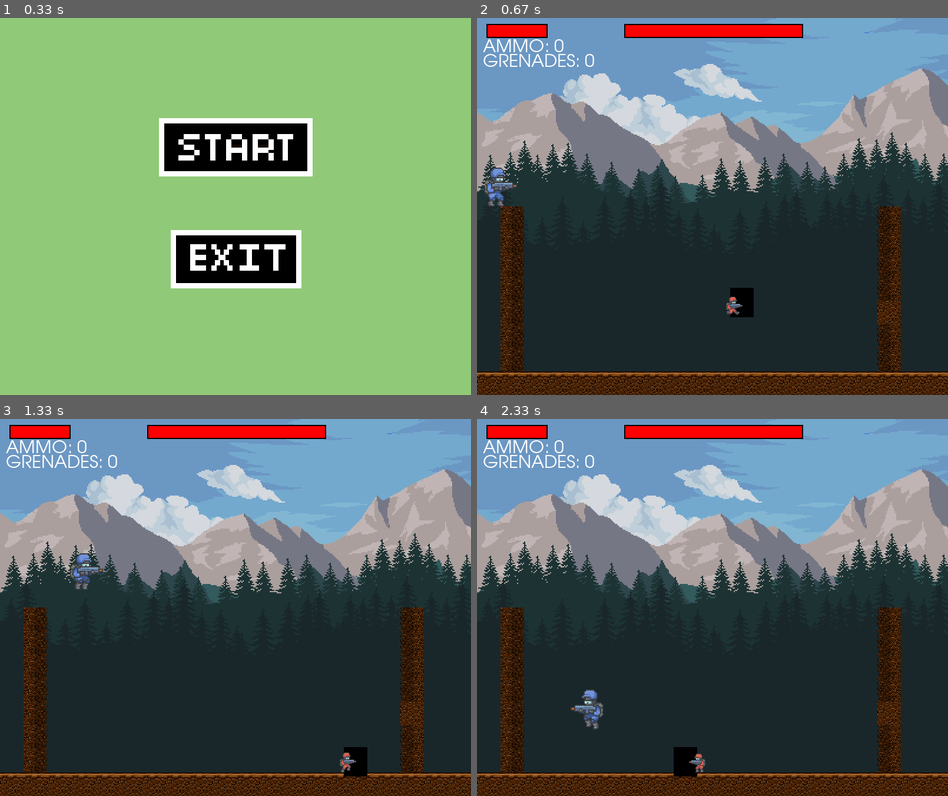
Above: before the commit, frames 1-4 (two rows, left to right).
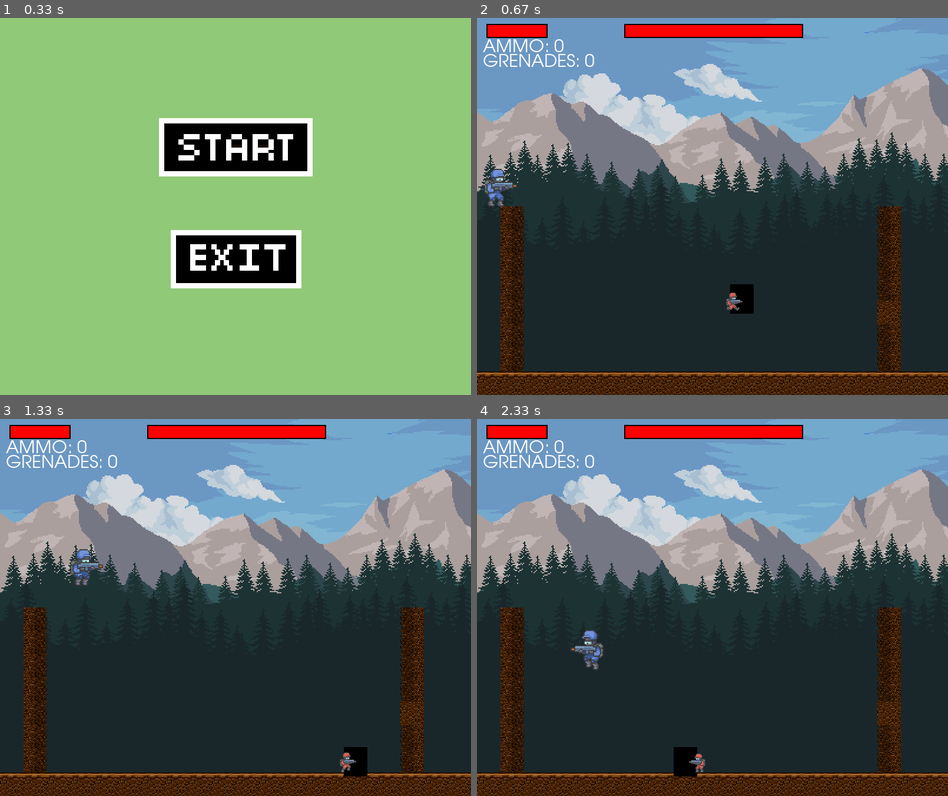
Above: after the commit, the same moments.

Repository: danielsaleshelp/CDU-GROUP-305-A3
Game: pygame game, started from Question 2/Pygame.py
Two runs of this game, one before a commit and one after it. Both use one fixed random seed, a clock stepped at 60 frames per second and the inputs below.
Inputs (mouse positions are in pixels of both pictures, inside the frame that each line leads up to):
- Up to frame 1 (0.33 s): no input
- Up to frame 2 (0.67 s): click (712, 146) at 0.38 s
- Up to frame 3 (1.33 s): hold D 0.67-1.13 s; move the mouse to (216, 626) at 0.7 s; hold W from 1.17 s (still down)
- Up to frame 4 (2.33 s): release W at 1.47 s; hold D 1.5-1.97 s; hold A from 2 s (still down)

Frame 1 is identical in both runs. In frame 2, 0.3% of the frame differs, in the area x 2-59%, y 39-80%; in frame 3, 0.4%; in frame 4, 0.8%, in the area x 19-27%, y 55-83%.

Commit message:
Update Pygame.py

Diff:
--- a/Question 2/Pygame.py
+++ b/Question 2/Pygame.py
@@ -32,7 +32,7 @@
 TILE_TYPES = 21
 
 #define game variables
-GRAVITY = 0.75
+GRAVITY = 0.65
 MAX_LEVELS = 3
 SCROLL_THRESH = 150
 screen_scroll = 0
